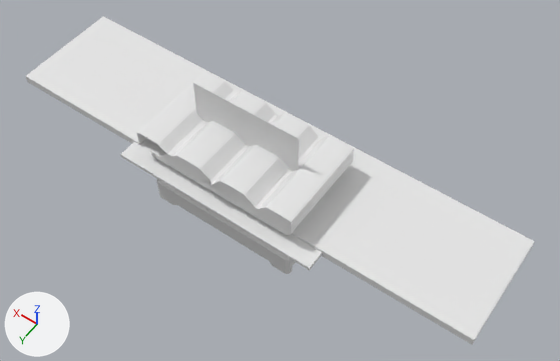
One commit to the FBX model Export Art/GasStation/Props/Dumpster.fbx: the scene before it, then after it.
Both versions are drawn from a 50 mm lens placed at (-5.12, 6.24, 10.98), pointed at (-0.57, -0.13, 0.97). The axes (+X, +Y, +Z) are drawn at lower left. The lights are the same throughout. The older version comes first. Vertices at exactly the same position are counted once.

Objects in the first picture: 'Dumpster'.
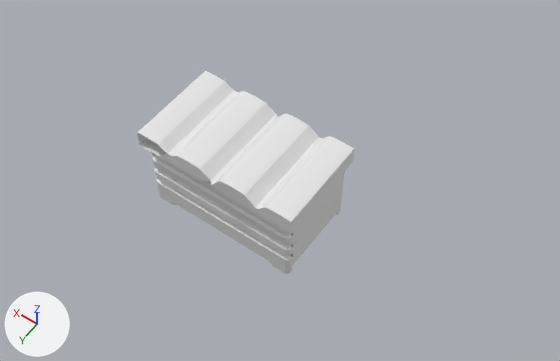
The change in detail:
me_dumpster_001 is used by ob_dumpster; location (0.0, 0.0, 1.4); rotation (1.571, 0.0, 0.0), in degrees (90, 0, 0).
me_dumpster_001 had 428 vertices, 323 faces and spanned x -4.47..4.41, y -1.4..1.0, z -1.07..1.27.
me_dumpster_001 now has 408 vertices, 310 faces and spans x -1.0..1.0, y -1.01..1.07, z -1.0..9.76.
me_dumpster_001 part 1: the loose piece of 222 vertices spanning x -1.49..1.5, y 0.02..0.34, z -0.95..0.84 is multiplied about its middle by the matrix ((0.669, 0.0, 0.0), (0.0, 0.0, -1.165), (0.0, -6.193, 0.0)), then moved by (0.0, -0.15, 0.06).
me_dumpster_001 part 2: the loose piece of 186 vertices spanning x -1.4..1.4, y -1.4..0.0, z -0.8..0.8 is multiplied about its middle by the matrix ((0.669, 0.0, 0.0), (0.0, 0.0, -1.165), (0.0, -6.193, 0.0)), then moved by (0.0, 0.67, 5.43).
me_dumpster_001 part 3: the loose piece of 8 vertices spanning x -1.96..1.81, y -0.33..-0.26, z -1.07..1.06 is deleted.
me_dumpster_001 part 4: the loose piece of 8 vertices spanning x -4.47..4.41, y -0.37..-0.22, z -0.73..1.27 is deleted.
me_dumpster_001 part 5: the loose piece of 4 vertices spanning x -1.0..1.0, y -1.0..1.0, z 0.0 is deleted.
Object 'Dumpster' (ob_dumpster) moves from (0.0, 0.0, 1.4) to (0.0, 0.03, 1.58).
Object 'Dumpster' (ob_dumpster) turns from (90, 0, 0) to (0, 0, -180) degrees about x, y and z.
Object 'Dumpster' (ob_dumpster) is rescaled from (1.0, 1.0, 1.0) to (-1.49, -0.858, -0.161).

Where the change shows, as pixel boxes [x1, y1, x2, y2] in the pictures (560 x 361 px; the box of a moved part takes in the faces that stretch with it):
'Dumpster', reshaped, moved, turned, rescaled: before [26, 16, 535, 345]; after [137, 71, 354, 274]
part 1 of me_dumpster_001, moved or reshaped: [137, 71, 354, 234] in both
part 2 of me_dumpster_001, moved or reshaped: before [151, 152, 295, 274]; after [151, 152, 345, 274]
part 3 of me_dumpster_001, deleted: before [120, 142, 322, 270]
part 4 of me_dumpster_001, deleted: before [26, 16, 535, 345]
part 5 of me_dumpster_001, deleted: before [193, 83, 299, 171]
